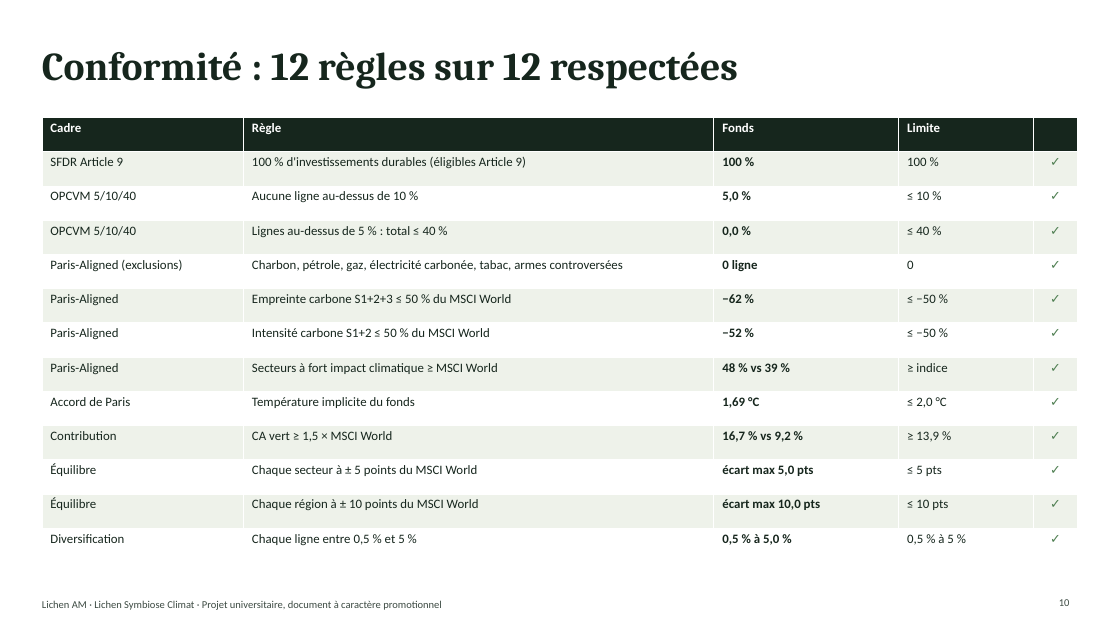
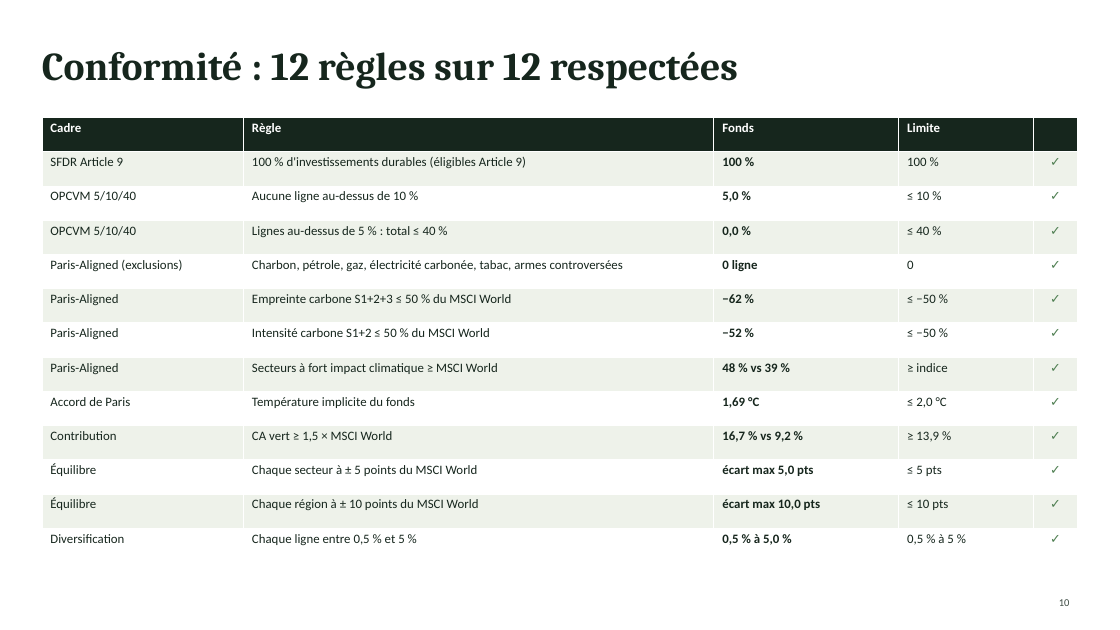
Before and after one commit to WebDodo/Green-Finance, a slide deck: slide 10 of Rendu final/Lichen_AM_Presentation_Finale.pptx. Drawn at 1120x630 pixels with LibreOffice and Linux fonts; fonts in the diff are those of the drawing. Boxes give left, top, right and bottom in pixels: in the first picture for what was removed or moved away, otherwise in the second. Text is boxed around its words. In the diff, an @@ line names an element or a change of style, - is before the commit and + after.

```diff
--- a/Rendu final/Lichen_AM_Presentation_Finale.pptx
+++ b/Rendu final/Lichen_AM_Presentation_Finale.pptx
@@ text removed at <box>42,600,442,610</box> @@
-Lichen AM · Lichen Symbiose Climat · Projet universitaire, document à caractère promotionnel
```
Also in this commit, not shown: 18 other slides changed, 1 other file.
